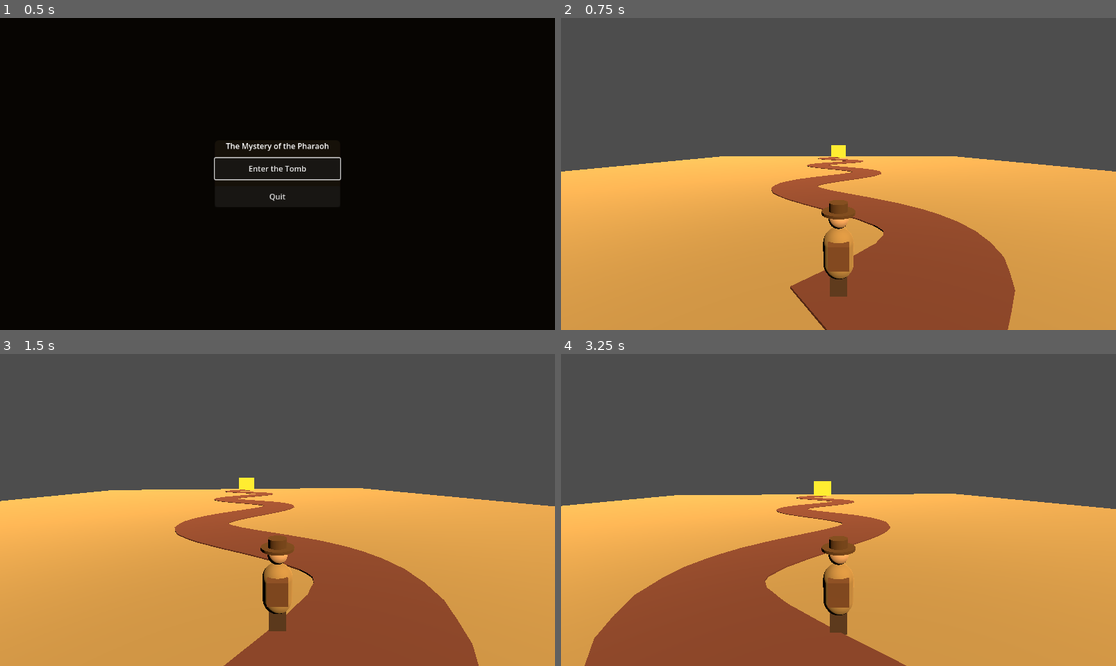
Above: before the commit, frames 1-4 (two rows, left to right).
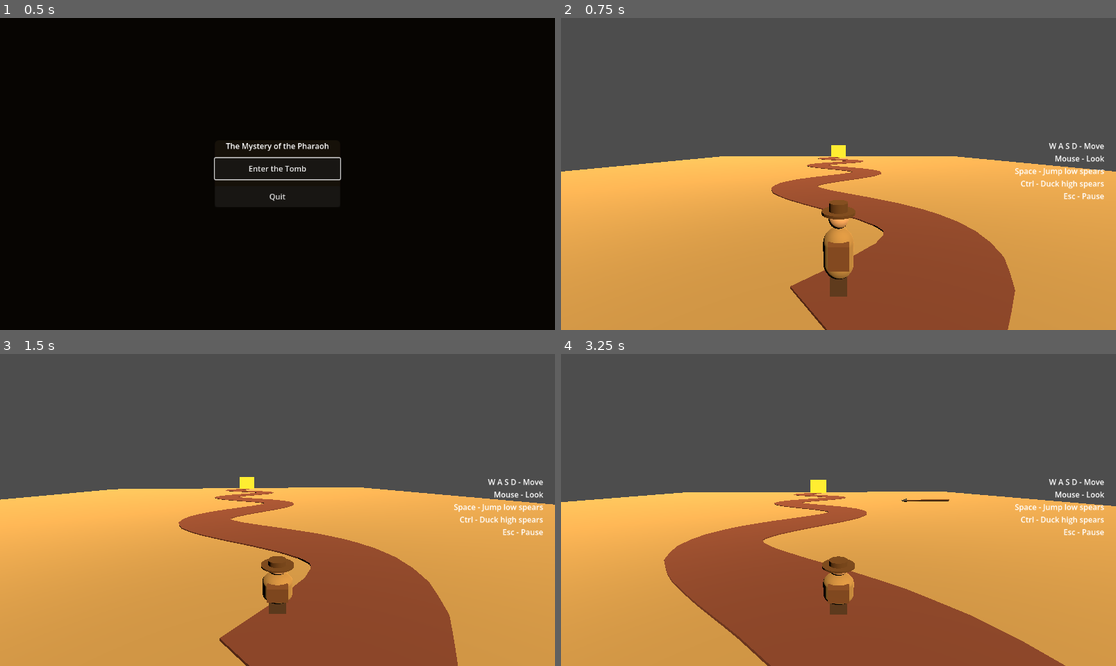
Above: after the commit, the same moments.

Repository: AnubisGott/The-Mystery-of-the-Pharaoh
Game: Godot game, scene res://main/main.tscn
The game is run twice, just before and just after one commit, with the same random seed, the same clock (stepped at 60 frames per second) and the same inputs.
Inputs (mouse positions are in pixels of both pictures, inside the frame that each line leads up to):
- Up to frame 1 (0.5 s): no input
- Up to frame 2 (0.75 s): click "Enter the Tomb" at 0.5 s
- Up to frame 3 (1.5 s): tap Enter at 1.25 s; move the mouse to (305, 510) at 1.27 s; hold W (move_forward) from 1.28 s (still down); hold Ctrl (duck, bound only after the commit) from 1.28 s (still down)
- Up to frame 4 (3.25 s): keep holding W (move_forward); tap Space (jump, bound only after the commit) at 1.52, 1.55, 1.82, 2.1, 2.27, 2.57, 3.05 s; move the mouse to (810, 510) at 2.02 s; release Ctrl (duck, bound only after the commit) at 2.03 s; tap Ctrl (duck, bound only after the commit) at 2.3 s; move the mouse to (849, 503) at 2.77 s; hold Ctrl (duck, bound only after the commit) from 2.78 s (still down)

Frame 1 is identical in both runs. In frame 2, 0.6% of the frame differs, in the area x 81-98%, y 40-59%; in frame 3, 5.1%; in frame 4, 19%, in the area x 0-100%, y 40-100%.

Commit message:
Add jump/duck mechanics and spear hazards
Space jumps and Ctrl ducks (shrinks the capsule to half height).
Spears fly across the path from a random side slightly ahead of
the player: low ones must be jumped, high ones ducked. A hit
resets the player to the start. A controls hint is shown on the
right side of the screen.

Co-Authored-By: Claude Fable 5 <noreply@anthropic.com>

Diff:
--- /dev/null
+++ b/hazards/spear.gd
@@ -0,0 +1,31 @@
+extends Area3D
+
+signal player_hit
+
+const MAX_TRAVEL: float = 34.0
+
+var direction: Vector3 = Vector3.RIGHT
+var speed: float = 9.0
+
+var _start: Vector3
+
+
+func _ready() -> void:
+	body_entered.connect(_on_body_entered)
+	_start = global_position
+
+	# The scene's tip points toward +X; flip when flying the other way.
+	if direction.x < 0.0:
+		rotation.y = PI
+
+
+func _physics_process(delta: float) -> void:
+	global_position += direction * speed * delta
+	if global_position.distance_to(_start) > MAX_TRAVEL:
+		queue_free()
+
+
+func _on_body_entered(body: Node3D) -> void:
+	if body.is_in_group("player"):
+		player_hit.emit()
+		queue_free()
--- /dev/null
+++ b/hazards/spear.tscn
@@ -0,0 +1,40 @@
+[gd_scene load_steps=7 format=3]
+
+[ext_resource type="Script" path="res://hazards/spear.gd" id="1"]
+
+[sub_resource type="StandardMaterial3D" id="StandardMaterial3D_shaft"]
+albedo_color = Color(0.45, 0.3, 0.16, 1)
+
+[sub_resource type="StandardMaterial3D" id="StandardMaterial3D_tip"]
+albedo_color = Color(0.75, 0.75, 0.78, 1)
+metallic = 0.9
+roughness = 0.3
+
+[sub_resource type="CylinderMesh" id="CylinderMesh_shaft"]
+material = SubResource("StandardMaterial3D_shaft")
+top_radius = 0.04
+bottom_radius = 0.04
+height = 2.2
+
+[sub_resource type="CylinderMesh" id="CylinderMesh_tip"]
+material = SubResource("StandardMaterial3D_tip")
+top_radius = 0.0
+bottom_radius = 0.09
+height = 0.3
+
+[sub_resource type="BoxShape3D" id="BoxShape3D_spear"]
+size = Vector3(2.5, 0.14, 0.14)
+
+[node name="Spear" type="Area3D"]
+script = ExtResource("1")
+
+[node name="Shaft" type="MeshInstance3D" parent="."]
+transform = Transform3D(0, -1, 0, 1, 0, 0, 0, 0, 1, 0, 0, 0)
+mesh = SubResource("CylinderMesh_shaft")
+
+[node name="Tip" type="MeshInstance3D" parent="."]
+transform = Transform3D(0, 1, 0, -1, 0, 0, 0, 0, 1, 1.25, 0, 0)
+mesh = SubResource("CylinderMesh_tip")
+
+[node name="CollisionShape3D" type="CollisionShape3D" parent="."]
+shape = SubResource("BoxShape3D_spear")
--- a/levels/path.gd
+++ b/levels/path.gd
@@ -1,4 +1,6 @@
 extends Node3D
+
+const SPEAR_SCENE: PackedScene = preload("res://hazards/spear.tscn")
 
 const PATH_HALF_WIDTH: float = 1.5
 const START_Z: float = 20.0
@@ -7,12 +9,28 @@
 const WAVELENGTH: float = 15.0
 const SAMPLE_STEP: float = 1.0
 
+const SPEAR_MIN_INTERVAL: float = 1.6
+const SPEAR_MAX_INTERVAL: float = 3.0
+const SPEAR_SIDE_OFFSET: float = 13.0
+const SPEAR_LOW_Y: float = 0.35
+const SPEAR_HIGH_Y: float = 1.5
+
 @onready var player: CharacterBody3D = $Player
 @onready var track: Path3D = $Track
+
+var _spawn_transform: Transform3D
+var _spear_timer: Timer
 
 
 func _ready() -> void:
 	track.curve = _build_curve()
+	_spawn_transform = player.global_transform
+
+	_spear_timer = Timer.new()
+	_spear_timer.one_shot = true
+	_spear_timer.timeout.connect(_on_spear_timer_timeout)
+	add_child(_spear_timer)
+	_restart_spear_timer()
 
 
 func _build_curve() -> Curve3D:
@@ -38,3 +56,34 @@
 		var limited := offset.limit_length(PATH_HALF_WIDTH)
 		player.global_position.x = closest.x + limited.x
 		player.global_position.z = closest.z + limited.y
+
+
+func _restart_spear_timer() -> void:
+	_spear_timer.start(randf_range(SPEAR_MIN_INTERVAL, SPEAR_MAX_INTERVAL))
+
+
+func _on_spear_timer_timeout() -> void:
+	_spawn_spear()
+	_restart_spear_timer()
+
+
+# A spear crosses the path slightly ahead of the player, from a random
+# side and at random height: low ones are jumped, high ones are ducked.
+func _spawn_spear() -> void:
+	var target_z: float = clamp(player.global_position.z - randf_range(3.0, 9.0), END_Z, START_Z)
+	var from_left := randf() < 0.5
+	var is_high := randf() < 0.5
+
+	var spear := SPEAR_SCENE.instantiate()
+	spear.direction = Vector3.RIGHT if from_left else Vector3.LEFT
+	spear.position = Vector3(
+		_path_x(target_z) + (-SPEAR_SIDE_OFFSET if from_left else SPEAR_SIDE_OFFSET),
+		SPEAR_HIGH_Y if is_high else SPEAR_LOW_Y,
+		target_z
+	)
+	spear.player_hit.connect(_on_player_hit)
+	add_child(spear)
+
+
+func _on_player_hit() -> void:
+	player.reset_to_start(_spawn_transform)
--- a/levels/path.tscn
+++ b/levels/path.tscn
@@ -77,3 +77,34 @@
 
 [node name="Player" parent="." instance=ExtResource("1")]
 transform = Transform3D(1, 0, 0, 0, 1, 0, 0, 0, 1, 0, 1.0, 19)
+
+[node name="ControlsHint" type="CanvasLayer" parent="."]
+
+[node name="Root" type="Control" parent="ControlsHint"]
+layout_mode = 3
+anchors_preset = 15
+anchor_right = 1.0
+anchor_bottom = 1.0
+grow_horizontal = 2
+grow_vertical = 2
+mouse_filter = 2
+
+[node name="HintLabel" type="Label" parent="ControlsHint/Root"]
+layout_mode = 1
+anchors_preset = 6
+anchor_left = 1.0
+anchor_top = 0.5
+anchor_right = 1.0
+anchor_bottom = 0.5
+offset_left = -300.0
+offset_top = -70.0
+offset_right = -24.0
+offset_bottom = 70.0
+grow_horizontal = 0
+grow_vertical = 2
+text = "W A S D - Move
+Mouse - Look
+Space - Jump low spears
+Ctrl - Duck high spears
+Esc - Pause"
+horizontal_alignment = 2
--- a/player/player.gd
+++ b/player/player.gd
@@ -1,13 +1,21 @@
 extends CharacterBody3D
 
 @export var move_speed: float = 5.0
+@export var duck_speed: float = 2.5
+@export var jump_velocity: float = 4.8
 @export var mouse_sensitivity: float = 0.0025
 @export var yaw_limit_degrees: float = 45.0
 
+const STAND_HEIGHT: float = 1.8
+const DUCK_HEIGHT: float = 1.0
+
 @onready var camera_pivot: Node3D = $CameraPivot
+@onready var collision_shape: CollisionShape3D = $CollisionShape3D
+@onready var visual: Node3D = $Visual
 
 var _pitch: float = 0.0
 var _yaw: float = 0.0
+var _is_ducking: bool = false
 var _gravity: float = ProjectSettings.get_setting("physics/3d/default_gravity")
 
 
@@ -38,18 +46,48 @@
 	if get_tree().paused:
 		return
 
+	if Input.is_action_pressed("duck") != _is_ducking:
+		_set_ducking(not _is_ducking)
+
+	var speed := duck_speed if _is_ducking else move_speed
 	var input_vector := Input.get_vector("move_left", "move_right", "move_forward", "move_back")
 	var direction := (global_transform.basis * Vector3(input_vector.x, 0.0, input_vector.y)).normalized()
 
-	velocity.x = direction.x * move_speed
-	velocity.z = direction.z * move_speed
+	velocity.x = direction.x * speed
+	velocity.z = direction.z * speed
 
 	if not is_on_floor():
 		velocity.y -= _gravity * delta
 	elif velocity.y < 0.0:
 		velocity.y = -0.1
 
+	if is_on_floor() and not _is_ducking and Input.is_action_just_pressed("jump"):
+		velocity.y = jump_velocity
+
 	move_and_slide()
+
+
+func reset_to_start(spawn: Transform3D) -> void:
+	if _is_ducking:
+		_set_ducking(false)
+
+	global_transform = spawn
+	velocity = Vector3.ZERO
+	_yaw = 0.0
+	_pitch = 0.0
+	camera_pivot.rotation.x = 0.0
+
+
+func _set_ducking(ducking: bool) -> void:
+	_is_ducking = ducking
+	var capsule: CapsuleShape3D = collision_shape.shape
+	capsule.height = DUCK_HEIGHT if ducking else STAND_HEIGHT
+
+	if ducking:
+		visual.scale.y = DUCK_HEIGHT / STAND_HEIGHT
+	else:
+		visual.scale.y = 1.0
+		position.y += (STAND_HEIGHT - DUCK_HEIGHT) / 2.0
 
 
 func _toggle_pause() -> void:
--- a/project.godot
+++ b/project.godot
@@ -35,3 +35,11 @@
 "deadzone": 0.5,
 "events": [Object(InputEventKey,"resource_local_to_scene":false,"resource_name":"","device":-1,"window_id":0,"alt_press …(196 unchanged characters)…
 }
+jump={
+"deadzone": 0.5,
+"events": [Object(InputEventKey,"resource_local_to_scene":false,"resource_name":"","device":-1,"window_id":0,"alt_pressed":false,"shift_pressed":false,"ctrl_pressed":false,"meta_pressed":false,"pressed":false,"keycode":0,"physical_keycode":32,"key_label":0,"unicode":0,"location":0,"echo":false,"script":null)]
+}
+duck={
+"deadzone": 0.5,
+"events": [Object(InputEventKey,"resource_local_to_scene":false,"resource_name":"","device":-1,"window_id":0,"alt_pressed":false,"shift_pressed":false,"ctrl_pressed":false,"meta_pressed":false,"pressed":false,"keycode":0,"physical_keycode":4194326,"key_label":0,"unicode":0,"location":0,"echo":false,"script":null)]
+}
Renamed: path.png -> requirements/image.png
Binary file added: requirements/path.png
Binary file added: requirements/pyramidAndSphinx.jpg
Binary file added: requirements/sphinx.jpg
